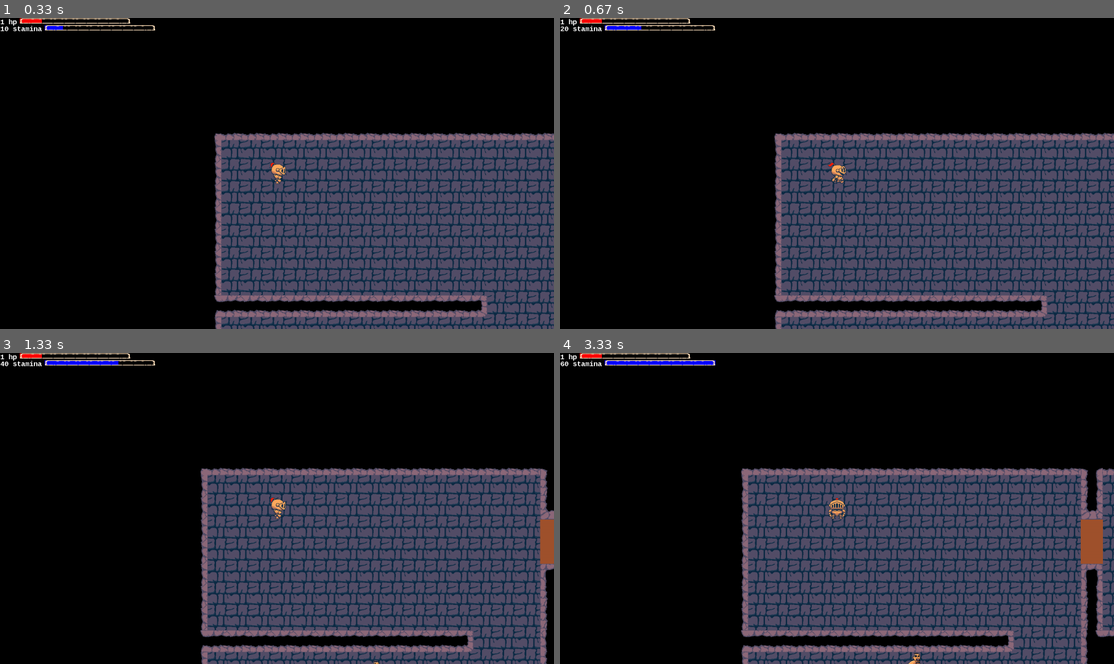
Above: before the commit, frames 1-4 (two rows, left to right).
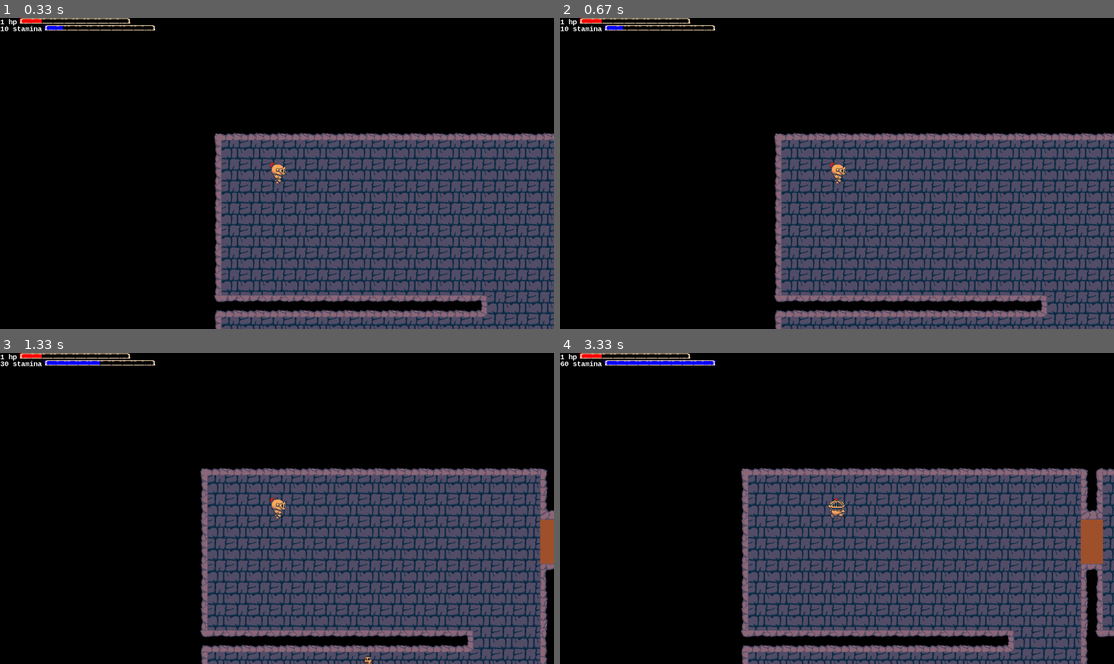
Above: after the commit, the same moments.

Repository: benedekhalaj/pygame-roguelike
Game: pygame game, started from play.py
The game is run twice, just before and just after one commit, with the same random seed, the same clock (stepped at 60 frames per second) and the same inputs.
Inputs:
- Up to frame 1 (0.33 s): no input
- Up to frame 2 (0.67 s): tap I at 0.33 s
- Up to frame 3 (1.33 s): hold Esc 0.67-1.13 s; hold Right from 1.17 s (still down)
- Up to frame 4 (3.33 s): release Right at 1.63 s; hold Up 1.67-1.97 s; hold Right 2-2.47 s; hold Left 2.5-3.03 s; hold Down from 3.07 s (still down)

Frame 1 is identical in both runs. In frame 2, 0.2% of the frame differs, in the area x 0-52%, y 2-54%; in frame 3, less than 0.1%; in frame 4, 0.2%, in the area x 48-66%, y 46-100%.

Commit message:
Main, Player: Add: game pause to inventory

Diff:
--- a/controller/main_controller.py
+++ b/controller/main_controller.py
@@ -34,14 +34,25 @@
     return run
 
 
+def pause_game(pause, objects):
+    key = view.get_input()
+    if key[pygame.K_i] or pause:
+        pause = player_controller.control_inventory(objects, pause, key)
+    return pause
+
+
 def main():
     window = init_pygame()
     objects = map_controller.get_objects()
 
     run = True
+    pause = False
     while run:
         set_fps()
         run = quit_game(run, objects)
+        pause = pause_game(pause, objects)
+        if pause:
+            continue
         player_controller.control_player(objects)
         enemy_controller.control_enemy(objects)
         view.display_everything(window, objects)
--- a/controller/player_controller.py
+++ b/controller/player_controller.py
@@ -1,5 +1,3 @@
-from pygame import key
-from pygame.constants import KEYDOWN
 from model.player import player
 from view import view
 import pygame
@@ -29,6 +27,13 @@
                 player_character.sword.direction = player_character.direction
                 player_character.set_sword_position()
 
+
+def control_inventory(objects, pause, key):
+    player_character = objects['player'][0]
+    pause = player_character.use_inventory(objects, pause, key)
+    return pause
+
+
 def control_player(objects):
     player_character = objects['player'][0]
 
--- a/model/player/player.py
+++ b/model/player/player.py
@@ -146,6 +146,18 @@
                         self.sword.exist = True
                         item.visible = False
                         SFX_PICK_UP_SWORD.play()
+
+    def use_inventory(self, objects, pause, key):
+        self.show_inventory()
+        if key[pygame.K_ESCAPE]:
+            pause = False
+        else:
+            pause = True
+        return pause
+
+    def show_inventory(self):
+        print("Hello")
+        pass
 
     def open_door(self, objects):
         for door in objects["doors"]:
@@ -282,6 +294,8 @@
         if self.health_potions < self.health_potions_limit:
             self.health_potions += 1
 
+    def use_inventory(self):
+        pass
 
 class Sword():
     def __init__(self, position: tuple, colors: object, attack_duration):
